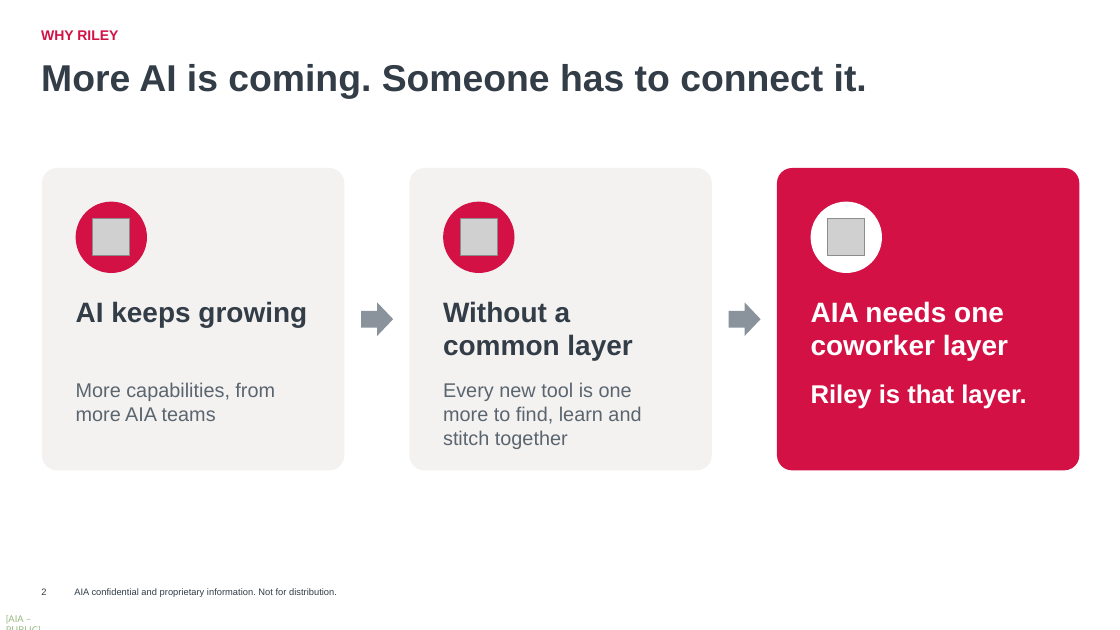
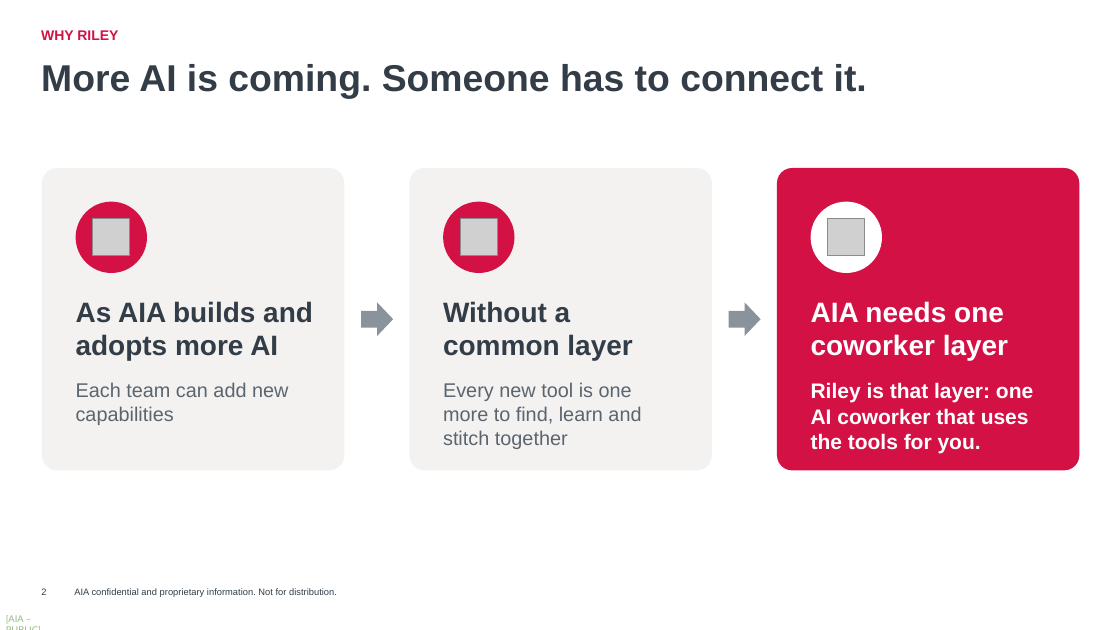
Before and after one commit to harrysokool/playground, a slide deck: slide 2 of ppt/group_inno_award/Riley_Submission_Deck_Opus.pptx. Drawn at 1120x630 pixels with LibreOffice and Linux fonts; fonts in the diff are those of the drawing; grey boxes stand for pictures; background and template pictures are left out. Boxes give left, top, right and bottom in pixels: in the first picture for what was removed or moved away, otherwise in the second. Text is boxed around its words. In the diff, an @@ line names an element or a change of style, - is before the commit and + after.

```diff
--- a/ppt/group_inno_award/Riley_Submission_Deck_Opus.pptx
+++ b/ppt/group_inno_award/Riley_Submission_Deck_Opus.pptx
@@ text at (x1=76, y1=301, x2=313, y2=360): text changed @@
-AI keeps growing
+As AIA builds and adopts more AI
@@ text at (x1=76, y1=382, x2=288, y2=425): text changed @@
-More capabilities, from more AIA teams
+Each team can add new capabilities
@@ text at (x1=811, y1=382, x2=1033, y2=453): text changed; size 22 to 18 pt @@
-Riley is that layer.
+Riley is that layer: one AI coworker that uses the tools for you.
```
Also in this commit, not shown: 7 other slides changed.
